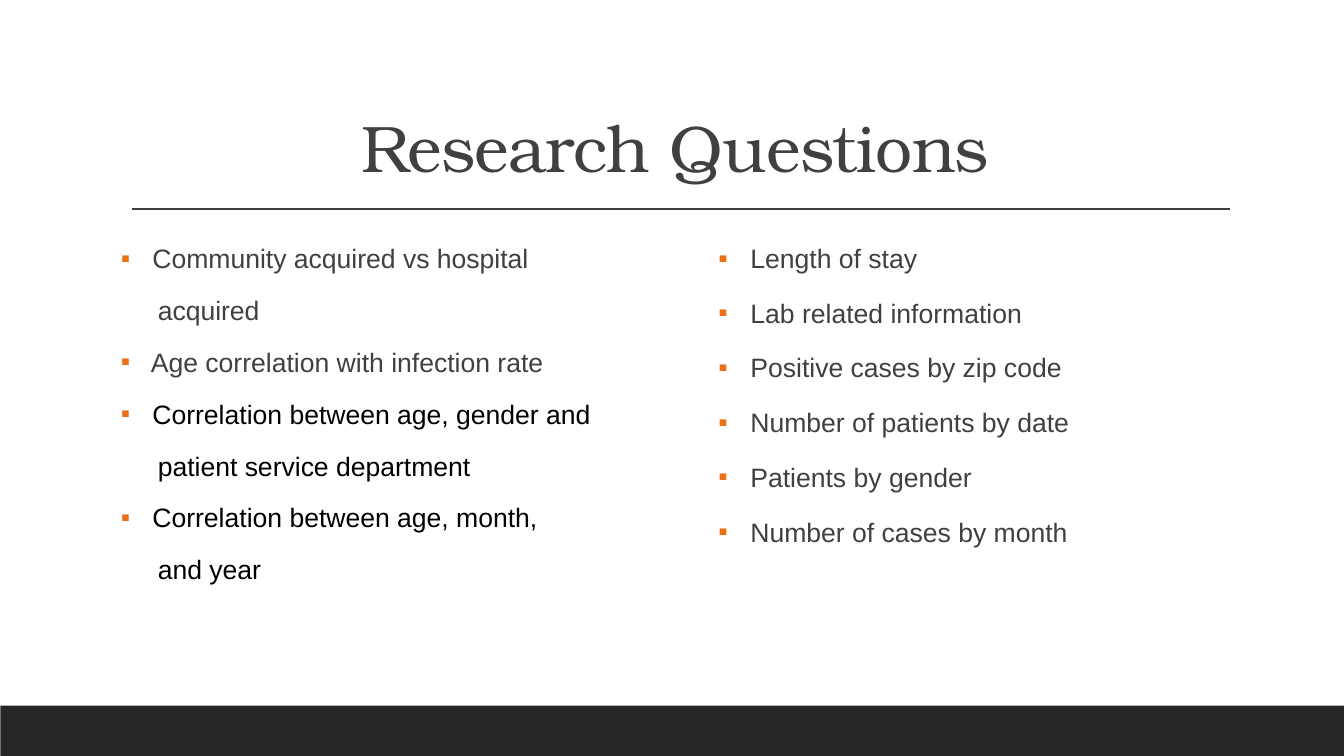
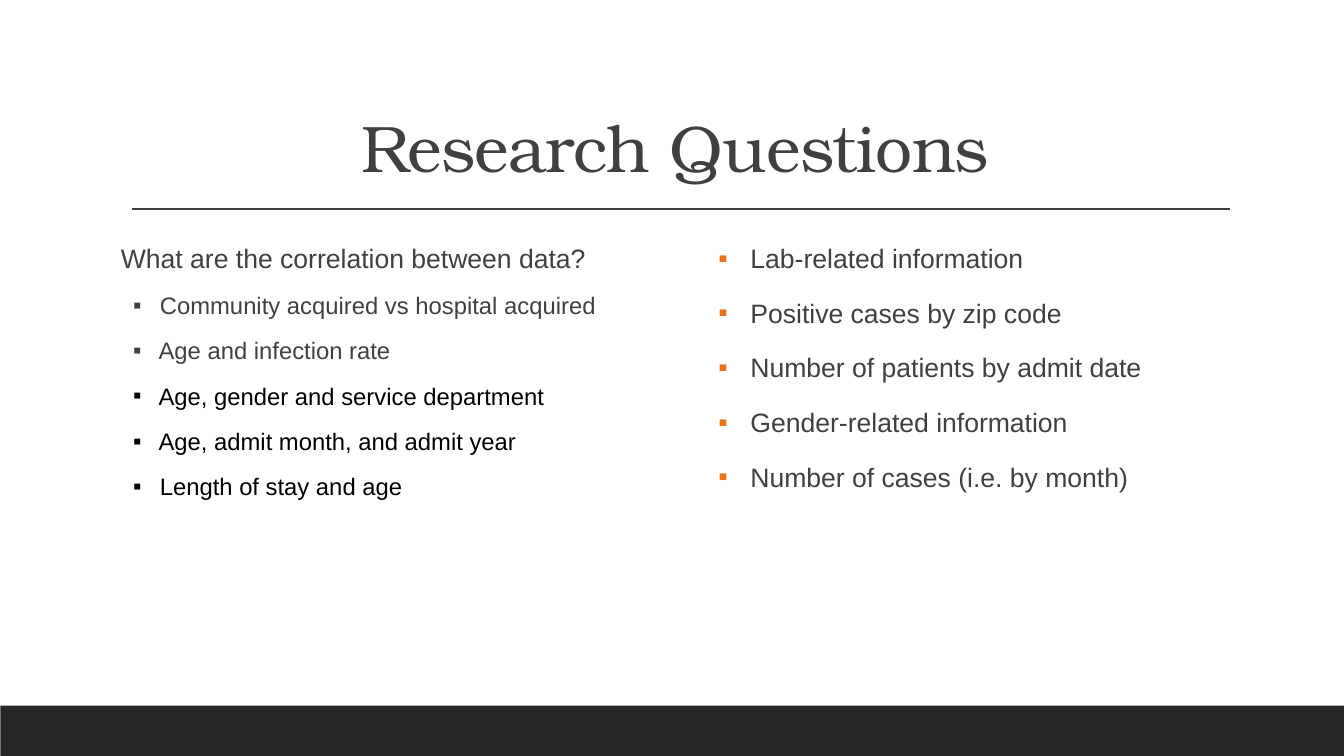
Before and after one commit to mgmboyd/DataAnalytics-Project3, a slide deck: slide 7 of Data Analytics- Project3 Team7 Final Draft.pptx. Drawn at 1344x756 pixels with LibreOffice and Linux fonts; fonts in the diff are those of the drawing. Boxes give left, top, right and bottom in pixels: in the first picture for what was removed or moved away, otherwise in the second. Text is boxed around its words. In the diff, an @@ line names an element or a change of style, - is before the commit and + after.

```diff
--- a/Data Analytics- Project3 Team7 Final Draft.pptx
+++ b/Data Analytics- Project3 Team7 Final Draft.pptx
@@ text at box(121, 248, 595, 500): text changed; size 19 to 17 pt; text colour #000000 to #404040 @@
-▪ Community acquired vs hospital
-acquired
-▪ Age correlation with infection rate
-▪ Correlation between age, gender and
-patient service department
-▪ Correlation between age, month,
-and year
+What are the correlation between data?
+  ▪ Community acquired vs hospital acquired
+  ▪ Age and infection rate
+  ▪ Age, gender and service department
+  ▪ Age, admit month, and admit year
+  ▪ Length of stay and age
@@ text at box(750, 248, 1023, 269): text changed @@
-▪ Length of stay
-▪ Lab related information
+▪ Lab-related information
@@ text at box(750, 357, 1142, 492): text changed @@
-▪ Number of patients by date
-▪ Patients by gender
-▪ Number of cases by month
+▪ Number of patients by admit date
+▪ Gender-related information
+▪ Number of cases (i.e. by month)
```
Also in this commit, not shown: 14 other slides changed, 2 slides added, 1 slide removed.
